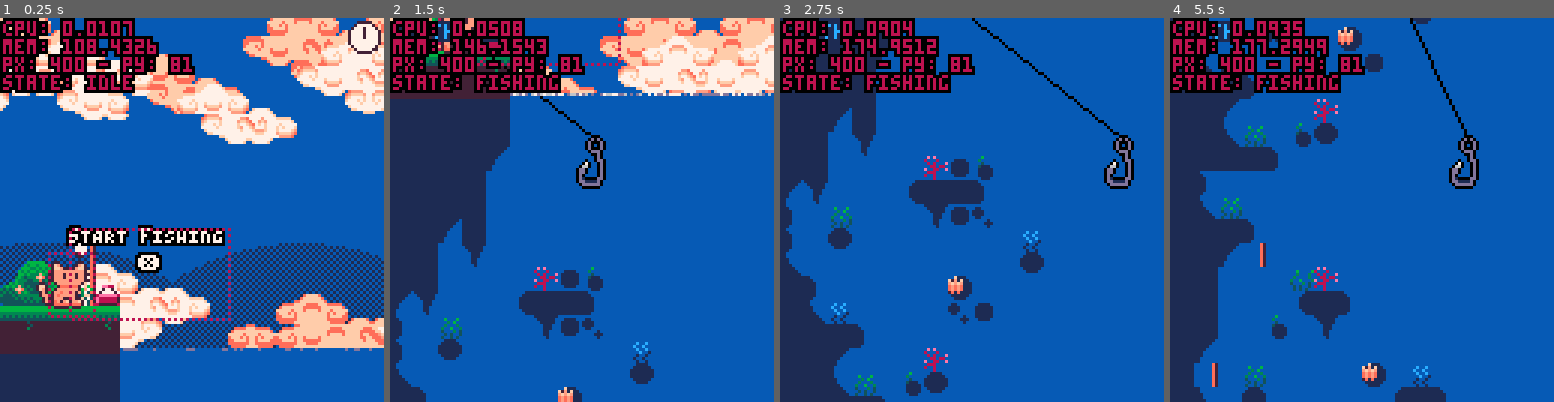
Above: before the commit, frames 1-4 (left to right).
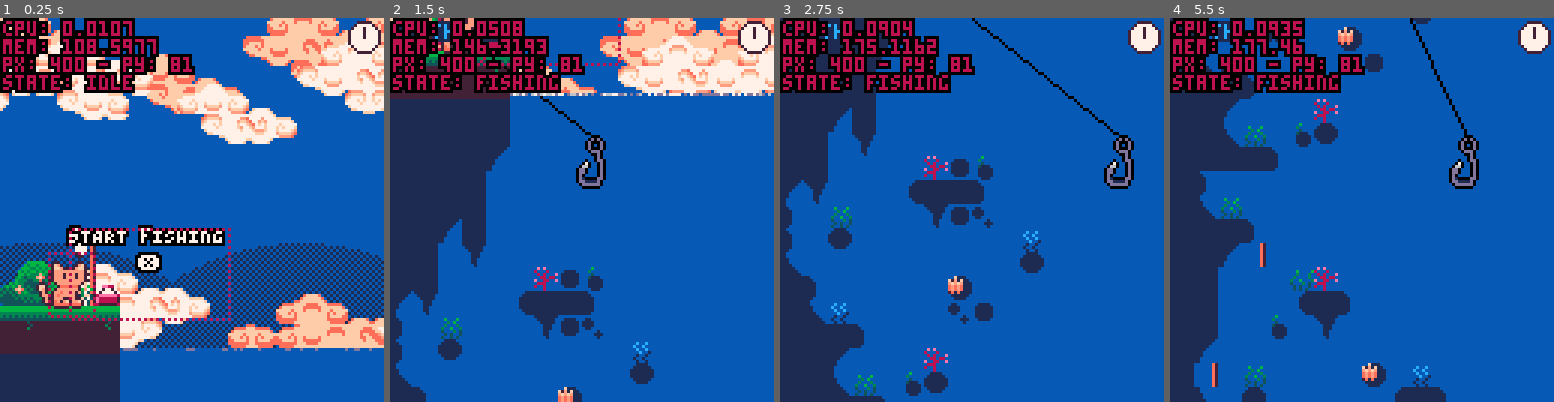
Above: after the commit, the same moments.

Repository: alexhlocke/AlexKotaFirstCart
Game: PICO-8 cartridge daycylce.p8
Same seed, same stepped clock (60 frames per second), same inputs: the game is played once before the commit and once after it.
Inputs:
- Up to frame 1 (0.25 s): no input
- Up to frame 2 (1.5 s): tap X (X key) at 0.33, 1.07 s; tap O (Z key) at 0.7 s
- Up to frame 3 (2.75 s): hold Right 1.6-2.1 s; tap O (Z key) at 1.7, 2.1, 2.5 s; tap X (X key) at 1.85 s; hold Up 2.15-2.42 s; hold Right from 2.47 s (still down)
- Up to frame 4 (5.5 s): tap O (Z key) every 0.4 s from 2.9 to 5.3 s; tap X (X key) at 2.97, 4.08, 5.2 s; release Right at 3.03 s; hold Left 3.08-3.58 s; hold Down 3.63-3.97 s; hold Right 4.02-4.68 s; hold Up 4.73-5.03 s; hold Left from 5.08 s (still down)

The runs differ from the first frame. In frame 1, 0.2% of the frame differs, in the area x 28-99%, y 4-11%; in frame 2, 0.6%; in frame 3, 0.8%; in frame 4, 1.0%, in the area x 28-100%, y 0-11%.

Commit message:
Fixed clock graphic

Diff:
--- a/daycylce.p8
+++ b/daycylce.p8
@@ -191,8 +191,6 @@
  draw_clouds()
 
  draw_lights()
- --draw clock
- draw_clock(w.t,clock_x,clock_y,clock_size)
 
  --draw water
  draw_water(110) --water y
@@ -216,9 +214,12 @@
   draw_minigame()
  end
 
-
  --== draw foreground details
  draw_fx()
+
+ --draw clock
+ draw_clock(w.t,clock_x,clock_y,clock_size)
+
 
  --draw intreactable prompts
  for i in all(interactables) do
@@ -1102,7 +1103,7 @@
 
 st=time()
 
-clock_x=505
+clock_x=121
 clock_y=6
 clock_size=4 --radius of clock
 clock_color=15
@@ -1146,6 +1147,8 @@
 -- draw_clock(minute, hour, origin x, origin y, radius)
 function draw_clock(m,x,y,r)
 		spr(111,x-3,y-3)
+		x=cam.x+x
+		y=cam.y+y
   local mh_len=(r-1)*1.0 -- min hand 1 px smaller
   m_x,m_y=clock_hand_position(m,x,y,mh_len)
   circfill(x,y,r+1,clock_color)
